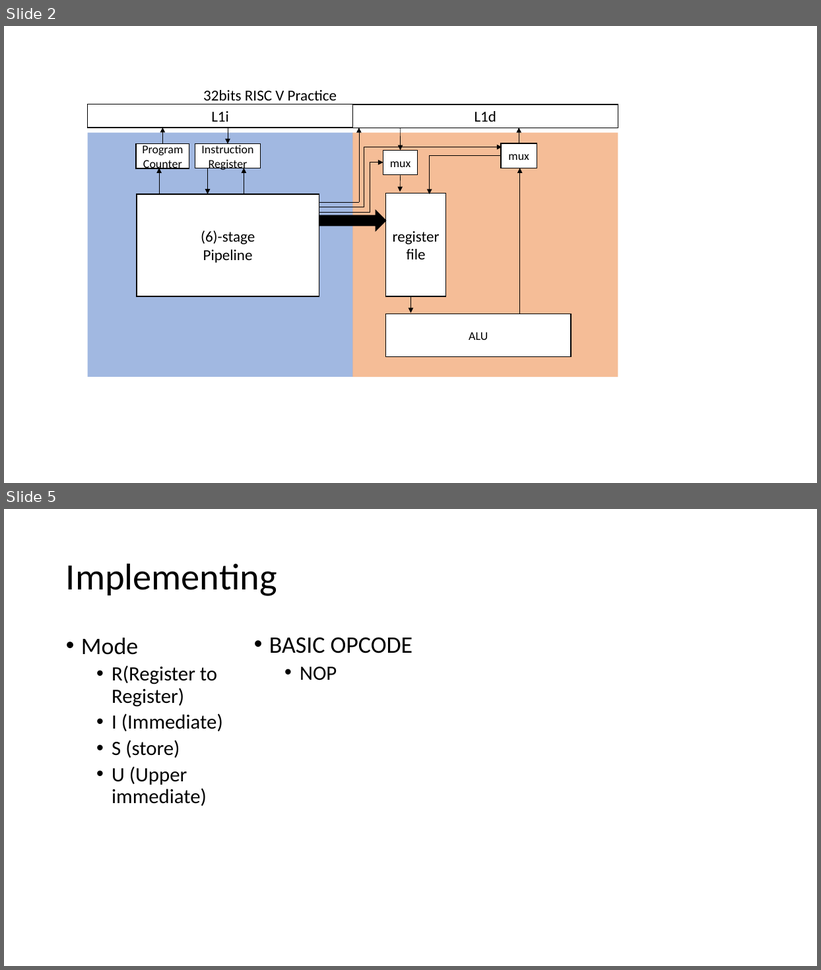
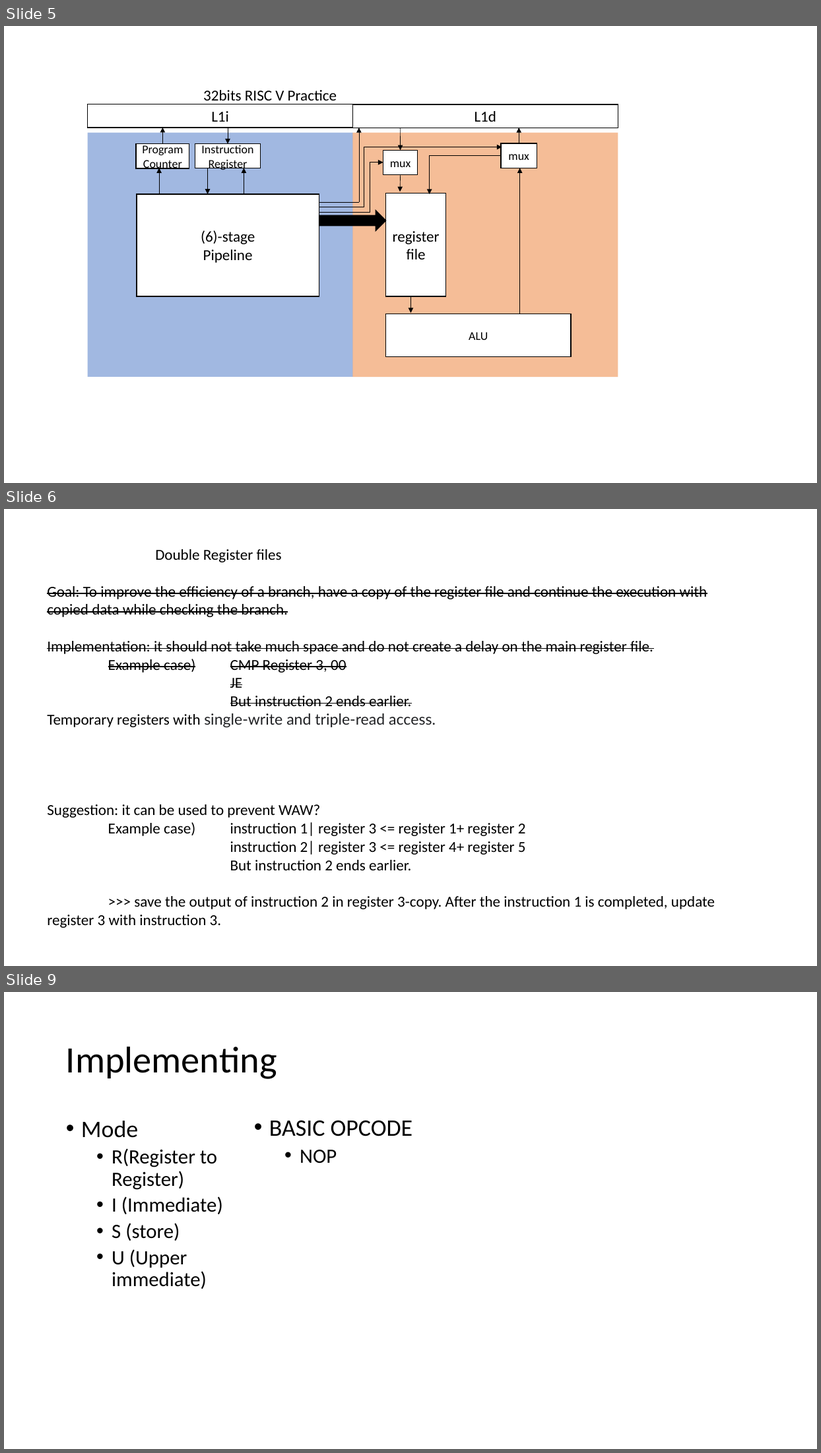
Before and after one commit to Enanter/SimplePipelineCore, a slide deck: Architecture_Diagram/RV32I.pptx. Shown one above the other, each under a label of ours: slides 2 and 5 before the commit, slides 5, 6 and 9 after it; the slides between them are not shown. The pictures are 821x970 and 821x1453 pixels, drawn with LibreOffice and Linux fonts; fonts in the diff are those of the drawing. Boxes give left, top, right and bottom in pixels: in the first picture for what was removed or moved away, otherwise in the second. Text is boxed around its words. In the diff, an @@ line names an element or a change of style, - is before the commit and + after.

Commit message:
MicroArch0.1.2
Updated diagram for the microarchitecture 0.1.2
minor fix on the decoder (skipped to check the bits for the 2 least significant bits of instruction, and created an RV32I checker for it).

```diff
--- a/Architecture_Diagram/RV32I.pptx
+++ b/Architecture_Diagram/RV32I.pptx
@@ slide 6 added at <box>4,509,817,966</box>, background #FFFFFF @@
@@ text added at <box>155,549,282,562</box>, 18 pt, text #000000 @@
+Double Register files
@@ text added at <box>47,586,708,617</box>, 18 pt, text #000000, strikethrough @@
+Goal: To improve the efficiency of a branch, have a copy of the register file and continue the execution with copied data while checking the branch.
@@ text added at <box>47,641,653,728</box>, 18 pt, text #000000, strikethrough @@
+Implementation: it should not take much space and do not create a delay on the main register file.
+Example case) CMP Register 3, 00
+JE
+But instruction 2 ends earlier.
+Temporary registers with single-write and triple-read access.
@@ text added at <box>47,805,715,928</box>, 18 pt, text #000000 @@
+Suggestion: it can be used to prevent WAW?
+Example case) instruction 1| register 3 <= register 1+ register 2
+instruction 2| register 3 <= register 4+ register 5
+But instruction 2 ends earlier.
+>>> save the output of instruction 2 in register 3-copy. After the instruction 1 is completed, update register 3 with instruction 3.
@@ what was slide 2 is now slide 5 @@
@@ what was slide 5 is now slide 9 @@
```
Also in this commit, not shown: 1 slide changed, 3 other slides added, 4 other files.
